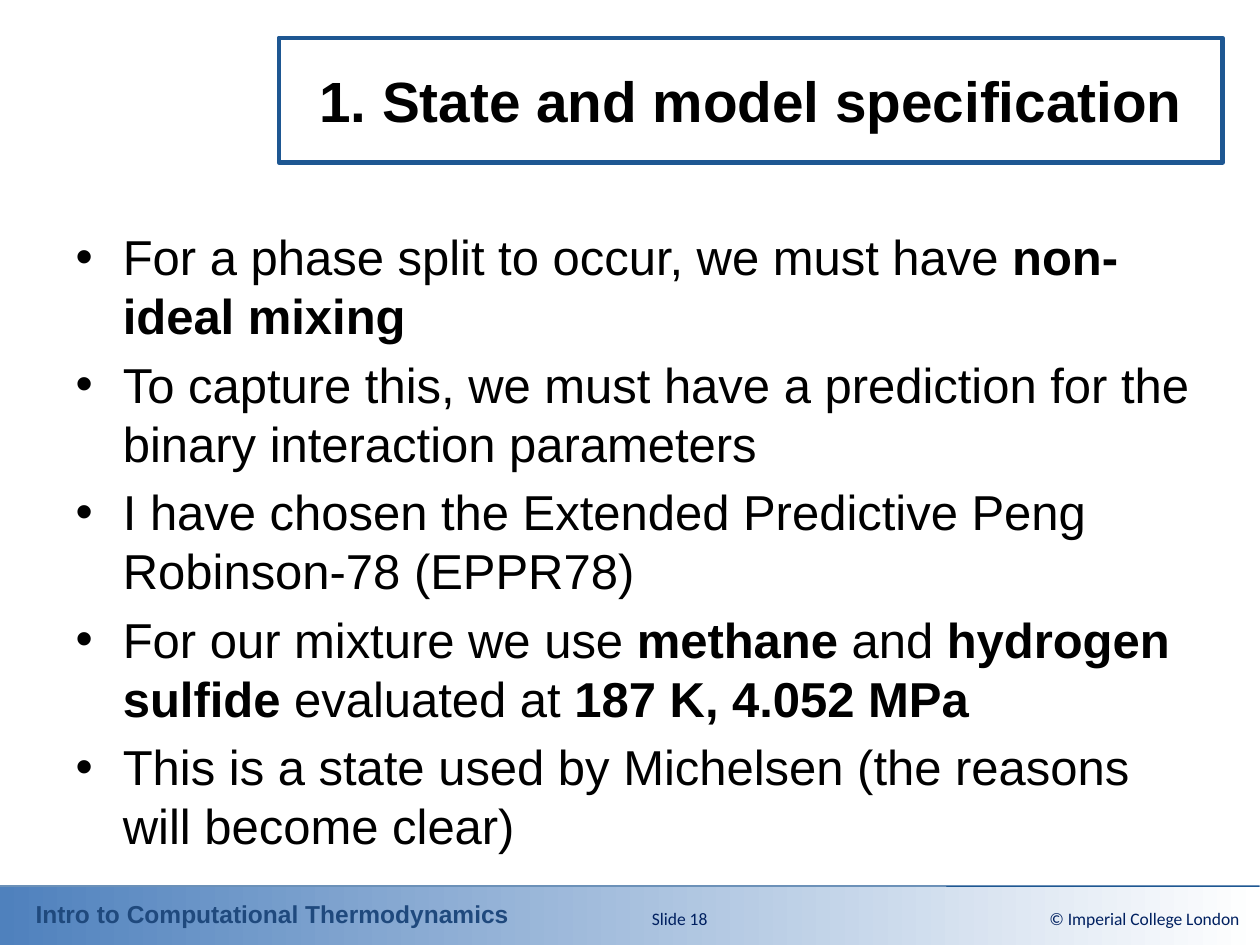
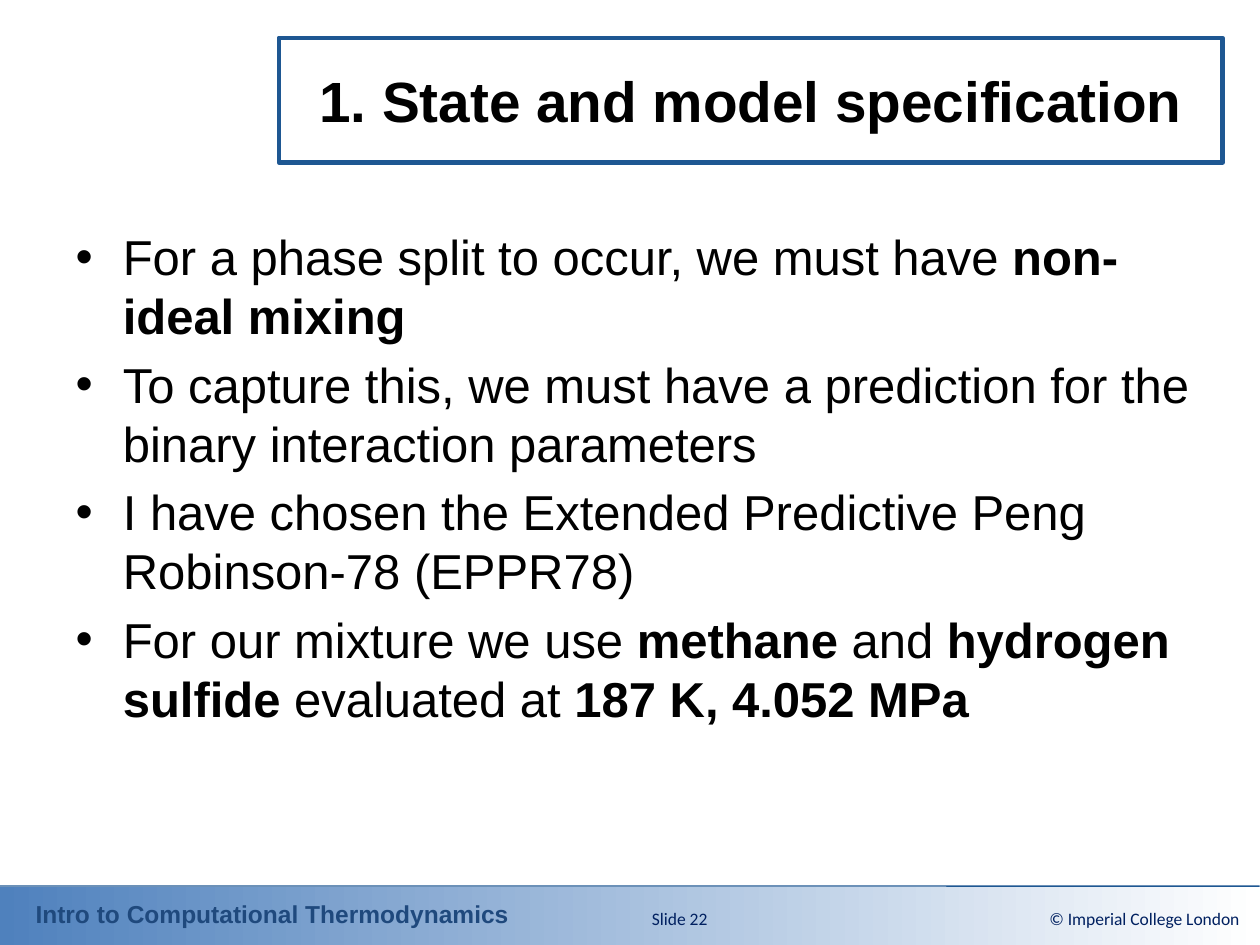
Before and after one commit to ClapeyronThermo/introduction-to-computational-thermodynamics, a slide deck: slide 22 of Part 3 - Solving the problems/Powerpoint Slides/3-3_Chemical_Stability_Analysis.pptx (slide 18 before the commit). Drawn at 1260x945 pixels with LibreOffice and Linux fonts; fonts in the diff are those of the drawing; background and template pictures are left out. Boxes give left, top, right and bottom in pixels: in the first picture for what was removed or moved away, otherwise in the second. Text is boxed around its words. In the diff, an @@ line names an element or a change of style, - is before the commit and + after.

```diff
--- a/Part 3 - Solving the problems/Powerpoint Slides/3-3_Chemical_Stability_Analysis.pptx
+++ b/Part 3 - Solving the problems/Powerpoint Slides/3-3_Chemical_Stability_Analysis.pptx
@@ text at bbox=[123, 749, 1129, 854]: paragraph removed @@
-• This is a state used by Michelsen (the reasons will become clear)
@@ page number at bbox=[652, 913, 708, 925]: text changed @@
-Slide 18
+Slide 22
```
Also in this commit, not shown: 2 other slides changed, 7 slides added, 2 slides removed, 15 other files.
